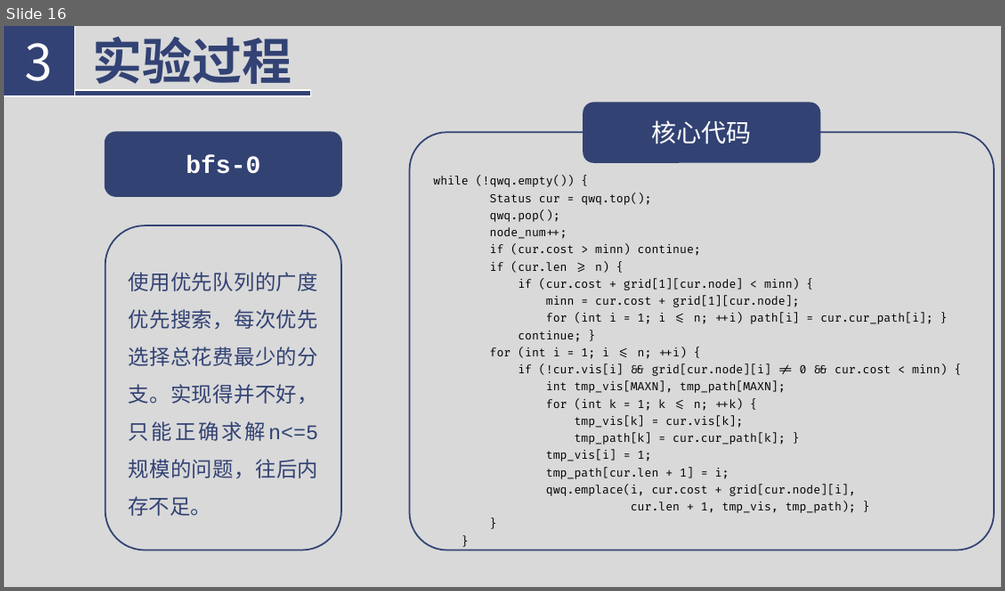
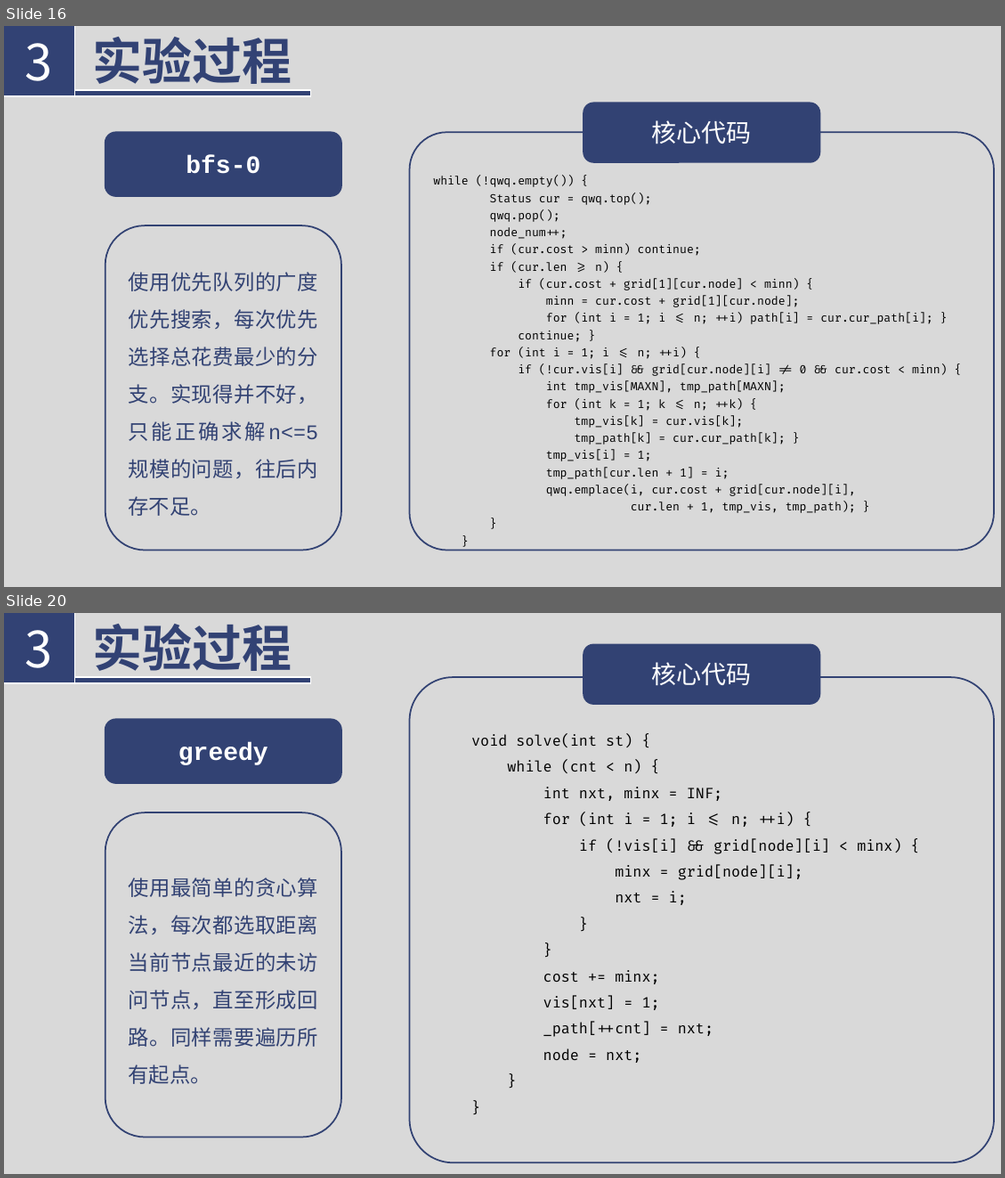
Before and after one commit to Florenz0707/AlgorithmProject, a slide deck: 3023244222-1-3/reports/introduction.pptx. Shown one above the other, each under a label of ours: slide 16 before the commit, slides 16 and 20 after it; the slides between them are not shown. The pictures are 1005x591 and 1005x1178 pixels, drawn with LibreOffice and Linux fonts; fonts in the diff are those of the drawing. Boxes give left, top, right and bottom in pixels: in the first picture for what was removed or moved away, otherwise in the second. Text is boxed around its words. In the diff, an @@ line names an element or a change of style, - is before the commit and + after.

Commit message:
Complete <introduction.pptx>. Next is to record a video. However, problem is found: At dataset <gr666.txt> and <pa561.txt>, greedy method gives a less min_cost than the answer. Solution is not known so far.

```diff
--- a/3023244222-1-3/reports/introduction.pptx
+++ b/3023244222-1-3/reports/introduction.pptx
@@ slide 20 added at bbox=[4, 613, 1001, 1174], background #D9D9D9 @@
@@ rectangle added at bbox=[4, 613, 75, 684], fill #324274, outline #FFFFFF 1 pt, 48 pt, text #FFFFFF @@
+3
@@ text added at bbox=[93, 624, 292, 679], 48 pt, text #324274, bold @@
+实验过程
@@ rounded rectangle added at bbox=[583, 644, 820, 704], fill #324273, outline #324273 1.5 pt @@
@@ text added at bbox=[652, 662, 752, 686], 24 pt, text #FFFFFF @@
+核心代码
@@ rectangle added at bbox=[4, 677, 310, 683], fill #324274, outline #FFFFFF 1 pt @@
@@ rounded rectangle added at bbox=[409, 677, 994, 1163], fill #D9D9D9, outline #324273 1.5 pt @@
@@ text added at bbox=[471, 735, 901, 1062], 14 pt, text #000000 @@
+void solve(int st) {
+while (cnt < n) {
+int nxt, minx = INF;
+for (int i = 1; i <= n; ++i) {
+if (!vis[i] && grid[node][i] < minx) {
+minx = grid[node][i];
+nxt = i;
+}
+}
+cost += minx;
+vis[nxt] = 1;
+_path[++cnt] = nxt;
+node = nxt;
+}
+}
@@ group added at bbox=[105, 719, 341, 1137]: 2 rounded rectangles, 2 texts @@
+greedy
+使用最简单的贪心算法，每次都选取距离当前节点最近的未访问节点，直至形成回路。同样需要遍历所有起点。
```
Also in this commit, not shown: 2 slides changed, 12 other slides added, 10 slides removed, 1 other file.
